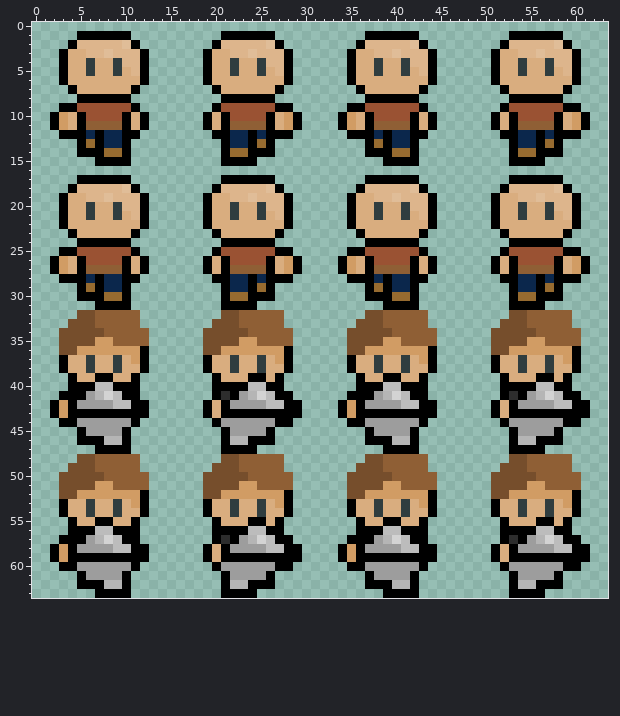
Pixel-art sprite: LudumDare40/Assets/Sprites/Customer2.png. That is the earlier state.
The file is 128x128 pixels, drawn in blocks of 2x2; one block is one cell here. Colours within 5 levels of each other are drawn and written as one.
After the commit:
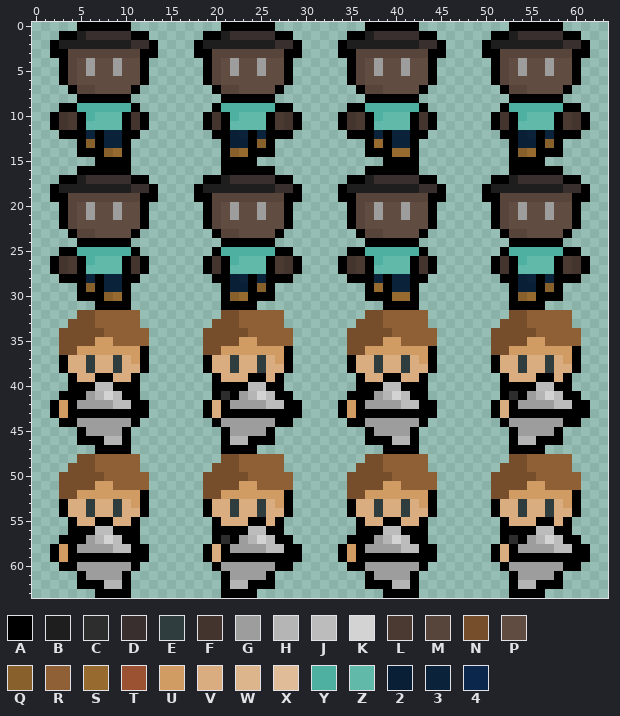
Palette (. is transparent): A #000000  B #1e1e1e  C #2d2d2d  D #3a2f2f  E #303d3f  F #43342d  G #9d9d9d  H #b5b5b5  J #bcbcbc  K #d3d3d3  L #4a3a32  M #57443b  N #764e2c  P #614c42  Q #88602b  R #8f5f35  S #976b30  T #9a5233  U #d19c64  V #d9ad7f  W #ddb58c  X #e0bd98  Y #4eb0a0  Z #61b9aa  2 #091f35  3 #0a233b  4 #0b274c
Change:
@@ x 0..63 @@
- 0 ................................................................
- 1 .....AAAAAA..........AAAAAA..........AAAAAA..........AAAAAA.....
- 2 ....AWWWWWXA........AWWWWWXA........AWWWWWXA........AWWWWWXA....
- 3 ...AVVWWXWWWA......AVVWWXWWWA......AVVWWXWWWA......AVVWWXWWWA...
- 4 ...AVVEVVEWWA......AVVEVVEWWA......AVVEVVEWWA......AVVEVVEWWA...
- 5 ...AVVEVVEVWA......AVVEVVEVWA......AVVEVVEVWA......AVVEVVEVWA...
- 6 ...AVVVVVVVVA......AVVVVVVVVA......AVVVVVVVVA......AVVVVVVVVA...
- 7 ....AVVVVVVA........AVVVVVVA........AVVVVVVA........AVVVVVVA....
+ 0 .....AAAAAA..........AAAAAA..........AAAAAA..........AAAAAA.....
+ 1 ...AABDDDDDAA......AABDDDDDAA......AABDDDDDAA......AABDDDDDAA...
+ 2 ..ABBBBBBBBDDA....ABBBBBBBBDDA....ABBBBBBBBDDA....ABBBBBBBBDDA..
+ 3 ..AAMMMMMMMMAA....AAMMMMMMMMAA....AAMMMMMMMMAA....AAMMMMMMMMAA..
+ 4 ...AMPGPPGPPA......AMPGPPGPPA......AMPGPPGPPA......AMPGPPGPPA...
+ 5 ...AMPGPPGPPA......AMPGPPGPPA......AMPGPPGPPA......AMPGPPGPPA...
+ 6 ...AMPPPPPPPA......AMPPPPPPPA......AMPPPPPPPA......AMPPPPPPPA...
+ 7 ....AMMPPPPA........AMMPPPPA........AMMPPPPA........AMMPPPPA....
  8 .....AAAAAA..........AAAAAA..........AAAAAA..........AAAAAA.....
- 9 ...AATTTTTTA........ATTTTTTAA......AATTTTTTA........ATTTTTTAA...
-10 ..AUVATTTTAVA......AVATTTTAVUA....AUVATTTTAVA......AVATTTTAVUA..
-11 ..AUVARRRRAVA......AVARRRRAVUA....AUVARRRRAVA......AVARRRRAVUA..
-12 ...AAA4A44AA........AA44A4AAA......AAA4A44AA........AA44A4AAA...
-13 .....ASA44A..........A44ASA..........ASA44A..........A44ASA.....
-14 .....AAASSA..........ASSAAA..........AAASSA..........ASSAAA.....
+ 9 ...AAYYYYYYA........AYYYYYYAA......AAYYYYYYA........AYYYYYYAA...
+10 ..AFLAYZZZAFA......AFAYZZZALFA....AFLAYZZZAFA......AFAYZZZALFA..
+11 ..AFLAZZZZAFA......AFAZZZZALFA....AFLAZZZZAFA......AFAZZZZALFA..
+12 ...AAA3A33AA........AA23A3AAA......AAA3A33AA........AA23A3AAA...
+13 .....AQA33A..........A22AQA..........ASA33A..........A22AQA.....
+14 .....AAAQSA..........AQSAAA..........AAASSA..........AQSAAA.....
 15 .......AAAA..........AAAA..............AAAA..........AAAA.......
-16 ................................................................
-17 .....AAAAAA..........AAAAAA..........AAAAAA..........AAAAAA.....
-18 ....AWWWWWXA........AWWWWWXA........AWWWWWXA........AWWWWWXA....
-19 ...AVVWWXWWWA......AVVWWXWWWA......AVVWWXWWWA......AVVWWXWWWA...
-20 ...AVVEVVEWWA......AVVEVVEWWA......AVVEVVEWWA......AVVEVVEWWA...
-21 ...AVVEVVEVWA......AVVEVVEVWA......AVVEVVEVWA......AVVEVVEVWA...
-22 ...AVVVVVVVVA......AVVVVVVVVA......AVVVVVVVVA......AVVVVVVVVA...
-23 ....AVVVVVVA........AVVVVVVA........AVVVVVVA........AVVVVVVA....
+16 .....AAAAAA..........AAAAAA..........AAAAAA..........AAAAAA.....
+17 ...AABDDDDDAA......AABDDDDDAA......AABDDDDDAA......AABDDDDDAA...
+18 ..ABBBBBBBBDDA....ABBBBBBBBDDA....ABBBBBBBBDDA....ABBBBBBBBDDA..
+19 ..AAMMMMMMMMAA....AAMMMMMMMMAA....AAMMMMMMMMAA....AAMMMMMMMMAA..
+20 ...AMPGPPGPPA......AMPGPPGPPA......AMPGPPGPPA......AMPGPPGPPA...
+21 ...AMPGPPGPPA......AMPGPPGPPA......AMPGPPGPPA......AMPGPPGPPA...
+22 ...AMPPPPPPPA......AMPPPPPPPA......AMPPPPPPPA......AMPPPPPPPA...
+23 ....AMMPPPPA........AMMPPPPA........AMMPPPPA........AMMPPPPA....
 24 .....AAAAAA..........AAAAAA..........AAAAAA..........AAAAAA.....
-25 ...AATTTTTTA........ATTTTTTAA......AATTTTTTA........ATTTTTTAA...
-26 ..AUVATTTTAVA......AVATTTTAVUA....AUVATTTTAVA......AVATTTTAVUA..
-27 ..AUVARRRRAVA......AVARRRRAVUA....AUVARRRRAVA......AVARRRRAVUA..
-28 ...AAA4A44AA........AA44A4AAA......AAA4A44AA........AA44A4AAA...
-29 .....ASA44A..........A44ASA..........ASA44A..........A44ASA.....
-30 .....AAASSA..........ASSAAA..........AAASSA..........ASSAAA.....
+25 ...AAYYYYYYA........AYYYYYYAA......AAYYYYYYA........AYYYYYYAA...
+26 ..AFLAYZZZAFA......AFAYZZZALFA....AFLAYZZZAFA......AFAYZZZALFA..
+27 ..AFLAZZZZAFA......AFAZZZZALFA....AFLAZZZZAFA......AFAZZZZALFA..
+28 ...AAA3A33AA........AA23A3AAA......AAA3A33AA........AA23A3AAA...
+29 .....AQA33A..........A22AQA..........ASA33A..........A22AQA.....
+30 .....AAAQSA..........AQSAAA..........AAASSA..........AQSAAA.....
 31 .......AAAA..........AAAA..............AAAA..........AAAA.......
